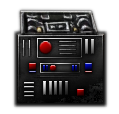
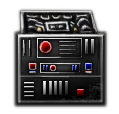
Layer changes from the first 119x114 image to the second:
removed group "STARPATH UNIT" (24 layers) over [17, 11, 105, 104]
removed group "FRONT" (14 layers) from group "STARPATH UNIT" over [24, 38, 94, 96]
removed layer "Layer 32" from group "FRONT" over [39, 41, 52, 54]
removed layer "Layer 31" from group "FRONT" over [50, 65, 56, 71]
removed layer "Layer 30" from group "FRONT" over [43, 65, 48, 71]
removed layer "Layer 29" from group "FRONT" over [72, 65, 77, 71]
removed layer "Layer 28" from group "FRONT" over [37, 38, 82, 58]
removed layer "Layer 27" from group "FRONT" over [40, 63, 80, 73]
removed layer "Layer 25" from group "FRONT" over [85, 63, 92, 70]
removed layer "Layer 23" from group "FRONT" over [29, 63, 36, 70]
removed layer "Layer 22" from group "FRONT" over [77, 89, 84, 96]
removed layer "Layer 21" from group "FRONT" over [24, 83, 34, 96]
removed layer "Layer 20" from group "FRONT" over [43, 81, 68, 95]
removed layer "Layer 19" from group "FRONT" over [85, 40, 94, 54]
removed layer "Layer 18" from group "STARPATH UNIT" over [17, 34, 105, 104]
removed layer "Layer 17" from group "STARPATH UNIT" over [17, 35, 102, 93]
removed layer "Layer 16" from group "STARPATH UNIT" over [17, 18, 105, 104]
removed layer "Layer 15" from group "STARPATH UNIT" over [18, 35, 103, 103]
removed layer "Layer 14" from group "STARPATH UNIT" over [19, 11, 98, 35]
removed layer "Layer 13" from group "STARPATH UNIT" over [20, 11, 99, 38]
removed layer "Layer 12" from group "STARPATH UNIT" over [17, 11, 105, 38]
renamed "Layer 11" to "starpath unit", moved it out of group "STARPATH UNIT", painted on it over [17, 11, 105, 104]